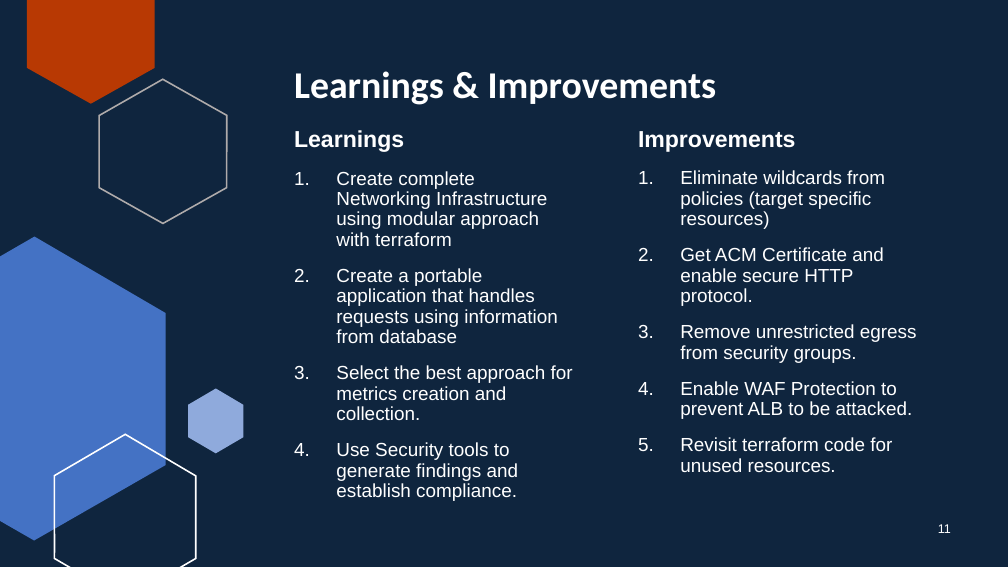
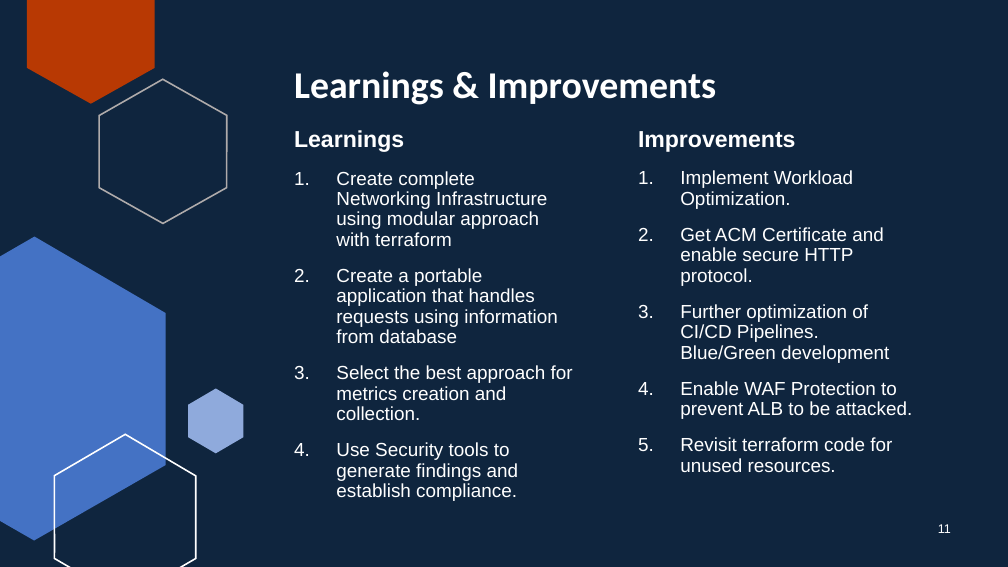
Before and after one commit to Jcaldana97/ce-capstone-project, a slide deck: slide 11 of presentation/Capstone-Project.pptx. Drawn at 1008x567 pixels with LibreOffice and Linux fonts; fonts in the diff are those of the drawing. Boxes give left, top, right and bottom in pixels: in the first picture for what was removed or moved away, otherwise in the second. Text is boxed around its words. In the diff, an @@ line names an element or a change of style, - is before the commit and + after.

```diff
--- a/presentation/Capstone-Project.pptx
+++ b/presentation/Capstone-Project.pptx
@@ text at (680,170,853,209): text changed @@
-1. Eliminate wildcards from policies (target specific resources)
+1. Implement Workload Optimization.
@@ text at (680,304,889,363): text changed @@
-3. Remove unrestricted egress from security groups.
+3. Further optimization of CI/CD Pipelines. Blue/Green development
```
Also in this commit, not shown: 2 other slides changed, 3 slides added, 1 other file.
